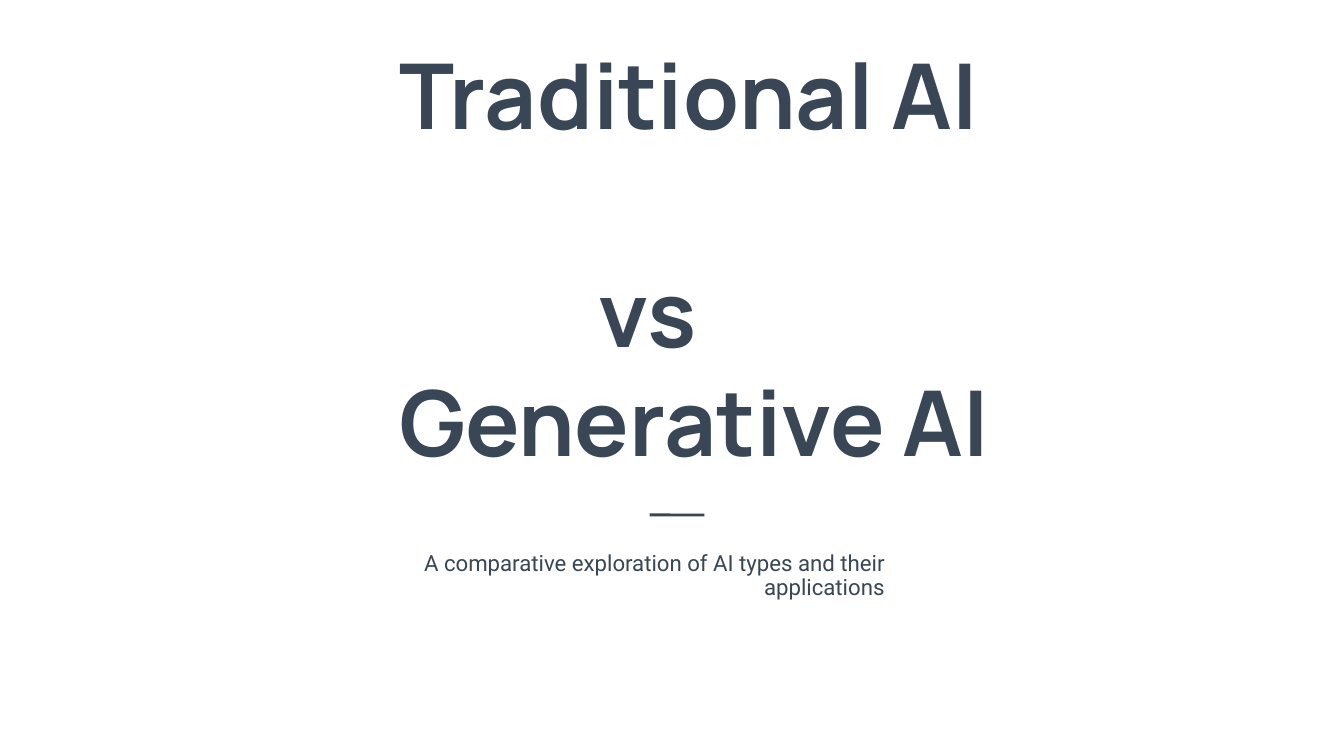
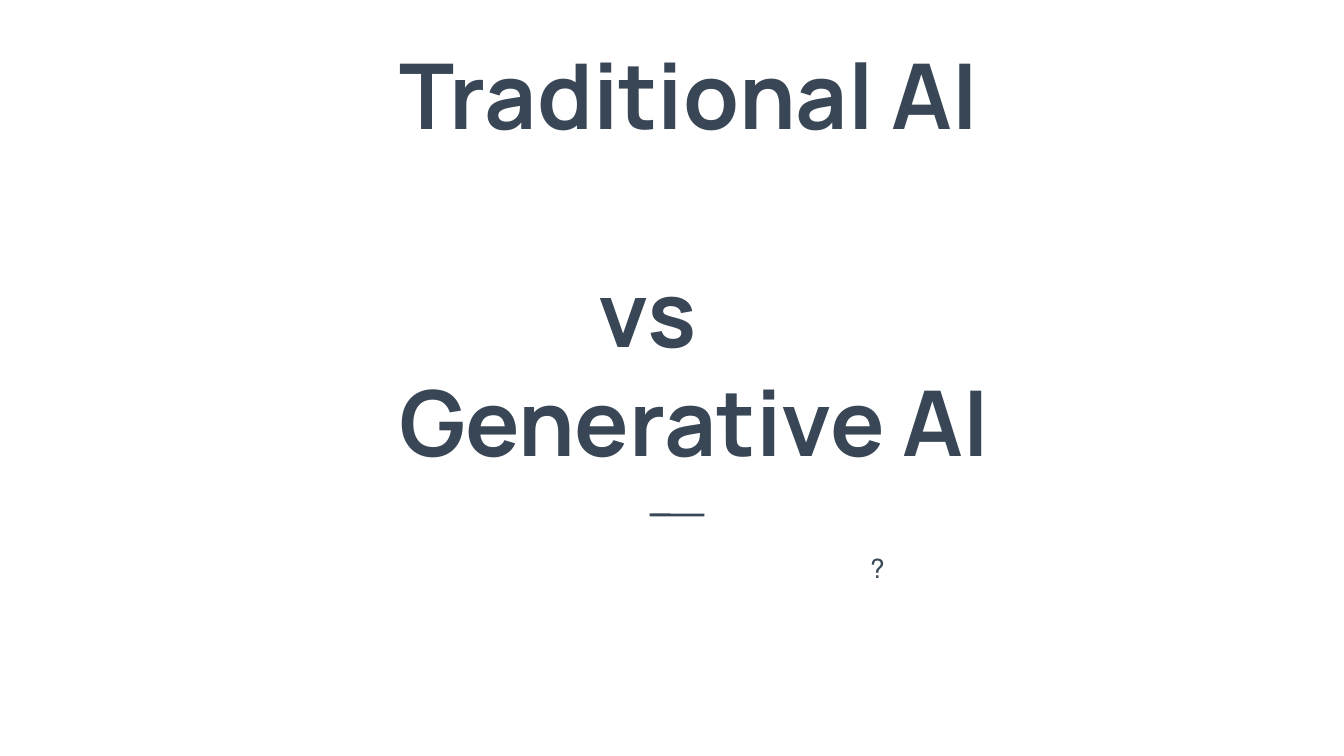
Before and after one commit to EttyGin/drive-for-me, a slide deck: slide 1 of מצגת/traditional VS genAI 1.0.3.pptx. Drawn at 1344x756 pixels with LibreOffice and Linux fonts; fonts in the diff are those of the drawing; background and template pictures are left out. Boxes give left, top, right and bottom in pixels: in the first picture for what was removed or moved away, otherwise in the second. Text is boxed around its words. In the diff, an @@ line names an element or a change of style, - is before the commit and + after.

```diff
--- a/מצגת/traditional VS genAI 1.0.3.pptx
+++ b/מצגת/traditional VS genAI 1.0.3.pptx
@@ subtitle at box(424, 554, 884, 600): text changed; size 11.9 to 14.1 pt @@
-A comparative exploration of AI types and their applications
+?
```
Also in this commit, not shown: 4 other slides changed, 10 slides added, 10 slides removed, 6 other files.
